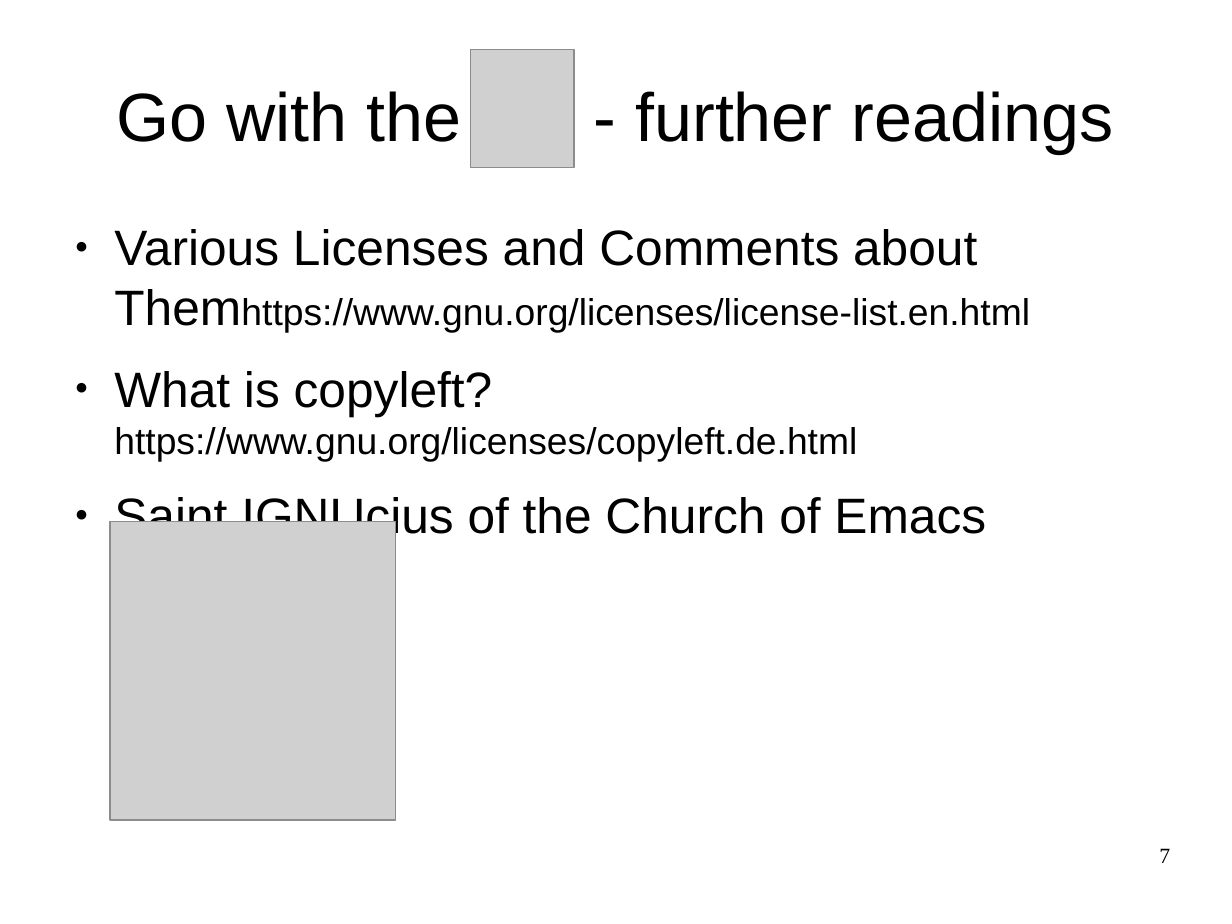
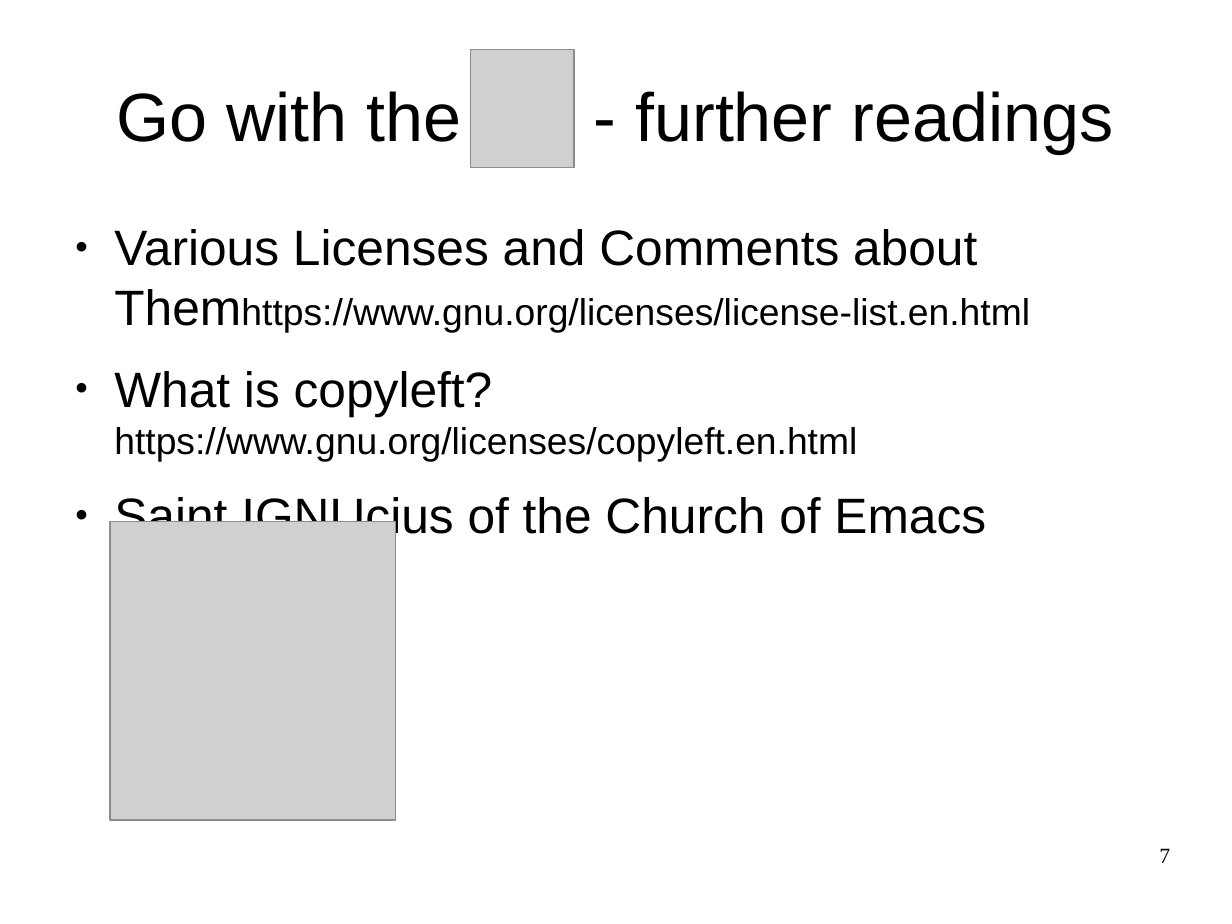
Before and after one commit to FCCVienna/FCCVienna, a slide deck: slide 7 of talks/2017-03-10_codepen_or_github_for_fcc.odp. Drawn at 1232x924 pixels with LibreOffice and Linux fonts; fonts in the diff are those of the drawing; grey boxes stand for pictures. Boxes give left, top, right and bottom in pixels: in the first picture for what was removed or moved away, otherwise in the second. Text is boxed around its words. In the diff, an @@ line names an element or a change of style, - is before the commit and + after.

Commit message:
Correct a link on the further readings page

```diff
--- a/talks/2017-03-10_codepen_or_github_for_fcc.odp
+++ b/talks/2017-03-10_codepen_or_github_for_fcc.odp
@@ text at (114,371,857,462): text changed @@
-● What is copyleft? https://www.gnu.org/licenses/copyleft.de.html
+● What is copyleft? https://www.gnu.org/licenses/copyleft.en.html
```
